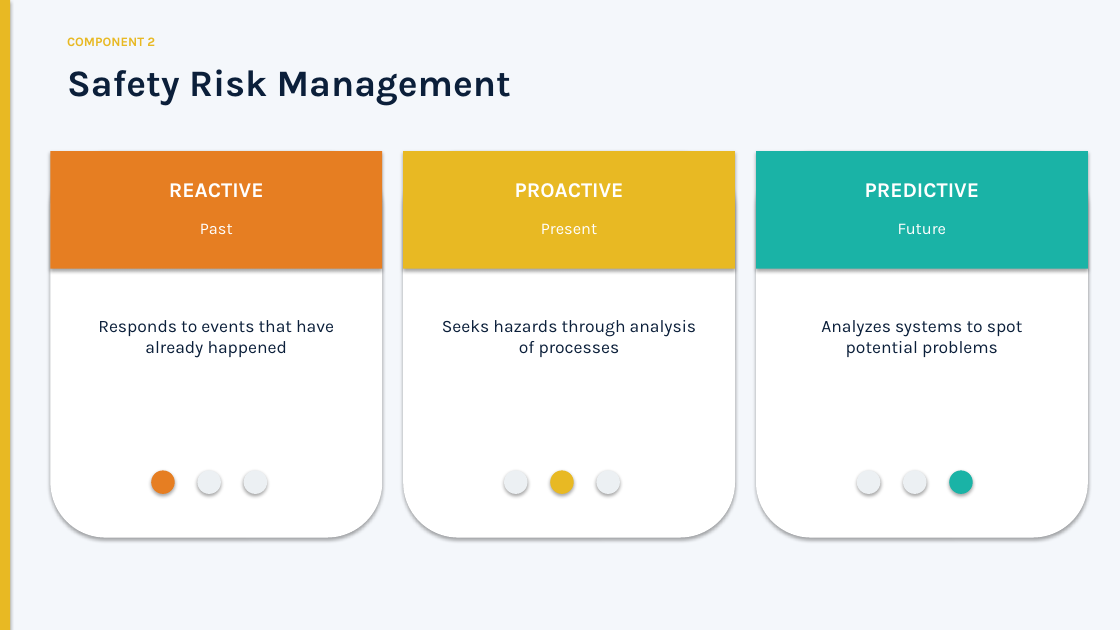
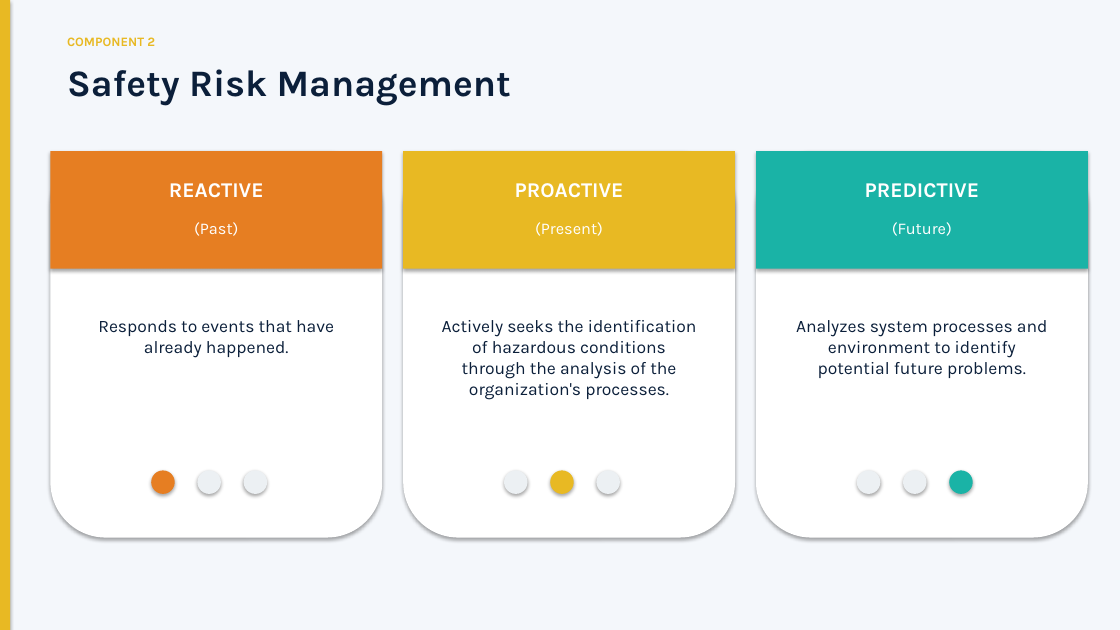
Before and after one commit to silly-beep/silly-beep, a slide deck: slide 11 of SMS_Management_Briefing.pptx. Drawn at 1120x630 pixels with LibreOffice and Linux fonts; fonts in the diff are those of the drawing. Boxes give left, top, right and bottom in pixels: in the first picture for what was removed or moved away, otherwise in the second. Text is boxed around its words. In the diff, an @@ line names an element or a change of style, - is before the commit and + after.

```diff
--- a/SMS_Management_Briefing.pptx
+++ b/SMS_Management_Briefing.pptx
@@ text at (x1=194, y1=222, x2=238, y2=236): text changed @@
-Past
+(Past)
@@ text at (x1=535, y1=222, x2=603, y2=236): text changed @@
-Present
+(Present)
@@ text at (x1=892, y1=222, x2=952, y2=236): text changed @@
-Future
+(Future)
@@ text at (x1=98, y1=320, x2=334, y2=358): text changed @@
-Responds to events that have already happened
+Responds to events that have already happened.
@@ text at (x1=442, y1=320, x2=697, y2=400): text changed @@
-Seeks hazards through analysis of processes
+Actively seeks the identification of hazardous conditions through the analysis of the organization's processes.
@@ text at (x1=796, y1=320, x2=1048, y2=378): text changed @@
-Analyzes systems to spot potential problems
+Analyzes system processes and environment to identify potential future problems.
```
Also in this commit, not shown: 15 other slides changed, 1 other file.
